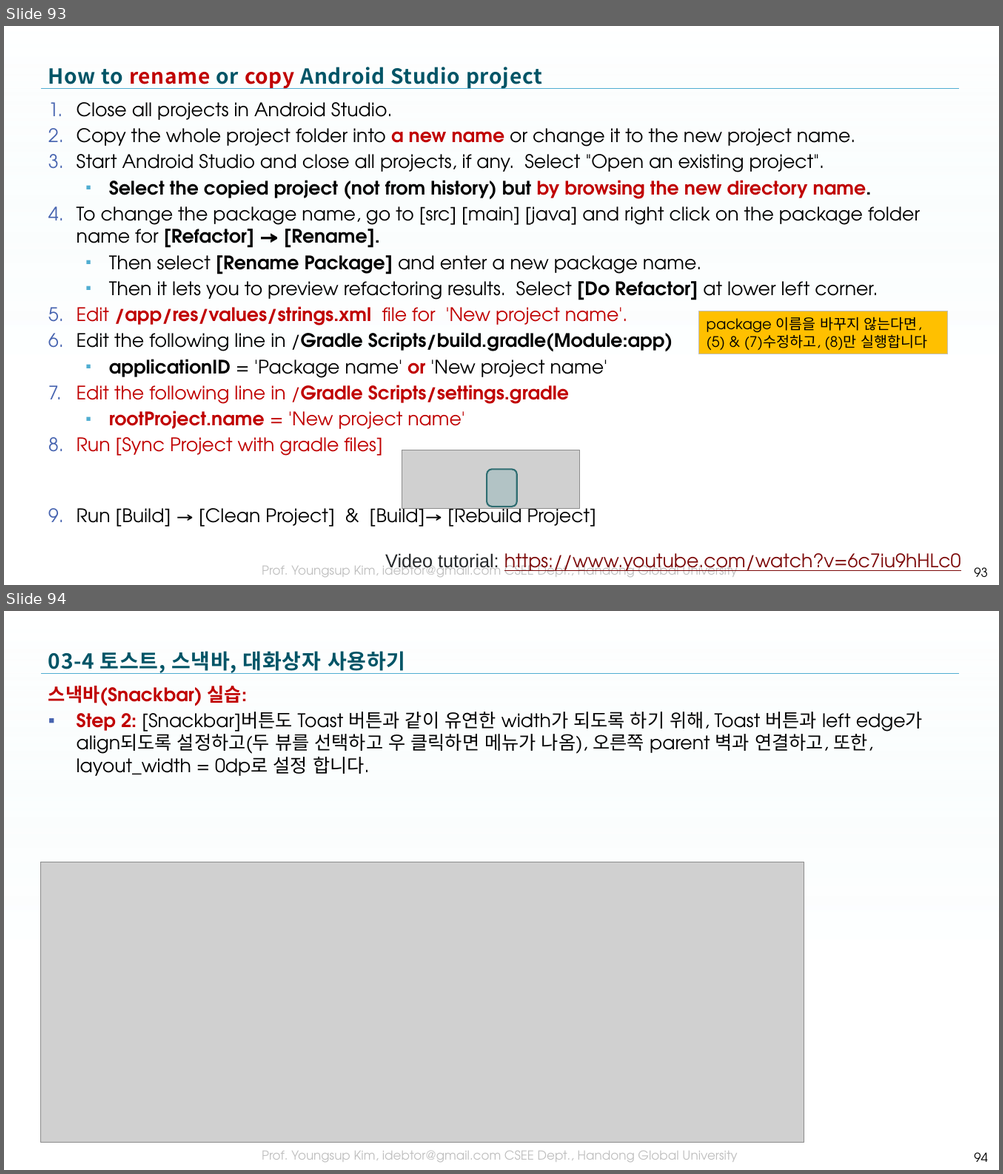
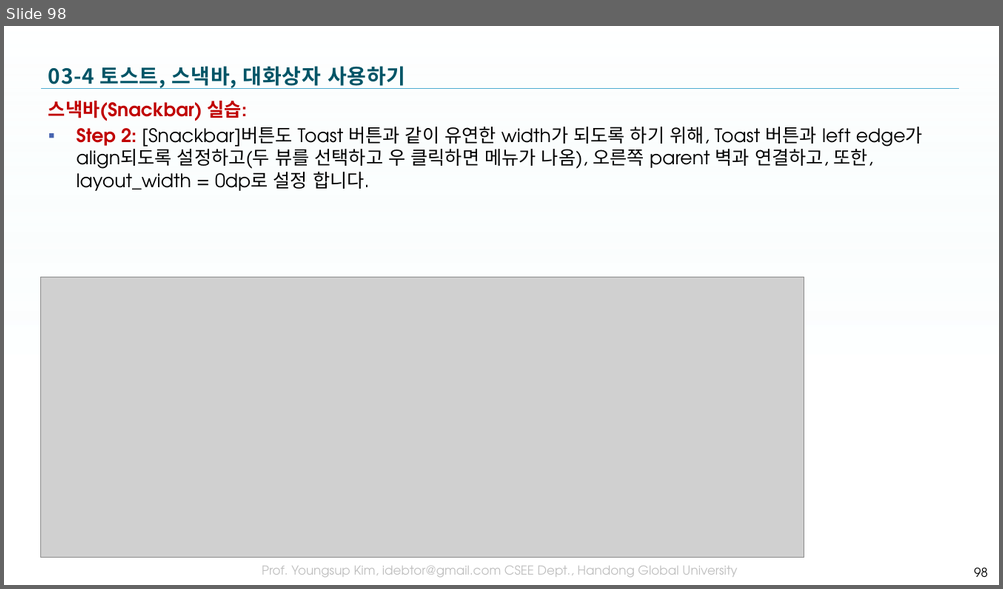
Before and after one commit to tae7841/HuStarAS, a slide deck: ppts/03Widget.pptx. Shown one above the other, each under a label of ours: slides 93 and 94 before the commit, slide 98 after it. The pictures are 1003x1174 and 1003x589 pixels, drawn with LibreOffice and Linux fonts; fonts in the diff are those of the drawing; grey boxes stand for pictures; background and template pictures are left out. Boxes give left, top, right and bottom in pixels: in the first picture for what was removed or moved away, otherwise in the second. Text is boxed around its words. In the diff, an @@ line names an element or a change of style, - is before the commit and + after.

```diff
--- a/ppts/03Widget.pptx
+++ b/ppts/03Widget.pptx
@@ slide 93 removed at <box>4,26,999,585</box>, background picture (left out); not listed: 3 template elements that a slide beside it also shows @@
@@ title removed at <box>48,67,542,89</box> @@
-How to rename or copy Android Studio project
@@ text removed at <box>77,102,919,527</box> @@
-1. Close all projects in Android Studio.
-2. Copy the whole project folder into a new name or change it to the new project name.
-3. Start Android Studio and close all projects, if any. Select "Open an existing project".
-  ▪ Select the copied project (not from history) but by browsing the new directory name.
-4. To change the package name, go to [src] [main] [java] and right click on the package folder name for [Refactor] → [Rename].
-  ▪ Then select [Rename Package] and enter a new package name.
-  ▪ Then it lets you to preview refactoring results. Select [Do Refactor] at lower left corner.
-5. Edit /app/res/values/strings.xml file for 'New project name'.
-6. Edit the following line in /Gradle Scripts/build.gradle(Module:app)
-  ▪ applicationID = 'Package name' or 'New project name'
-7. Edit the following line in /Gradle Scripts/settings.gradle
-  ▪ rootProject.name = 'New project name'
-8. Run [Sync Project with gradle files]
-9. Run [Build] → [Clean Project] & [Build]→ [Rebuild Project]
@@ rectangle removed at <box>699,312,947,355</box> @@
-package 이름을 바꾸지 않는다면,
-(5) & (7)수정하고, (8)만 실행합니다
@@ picture removed at <box>401,451,579,509</box> @@
@@ rounded rectangle removed at <box>486,470,517,507</box> @@
@@ text removed at <box>385,554,961,577</box> @@
-Video tutorial: https://www.youtube.com/watch?v=6c7iu9hHLc0
@@ page number removed at <box>973,568,987,577</box> @@
-93
@@ what was slide 94 is now slide 98 @@
@@ page number at <box>973,568,987,577</box>: text changed @@
-94
+98
```
Also in this commit, not shown: 12 slides changed, 7 slides added, 2 other slides removed, 34 other files.
